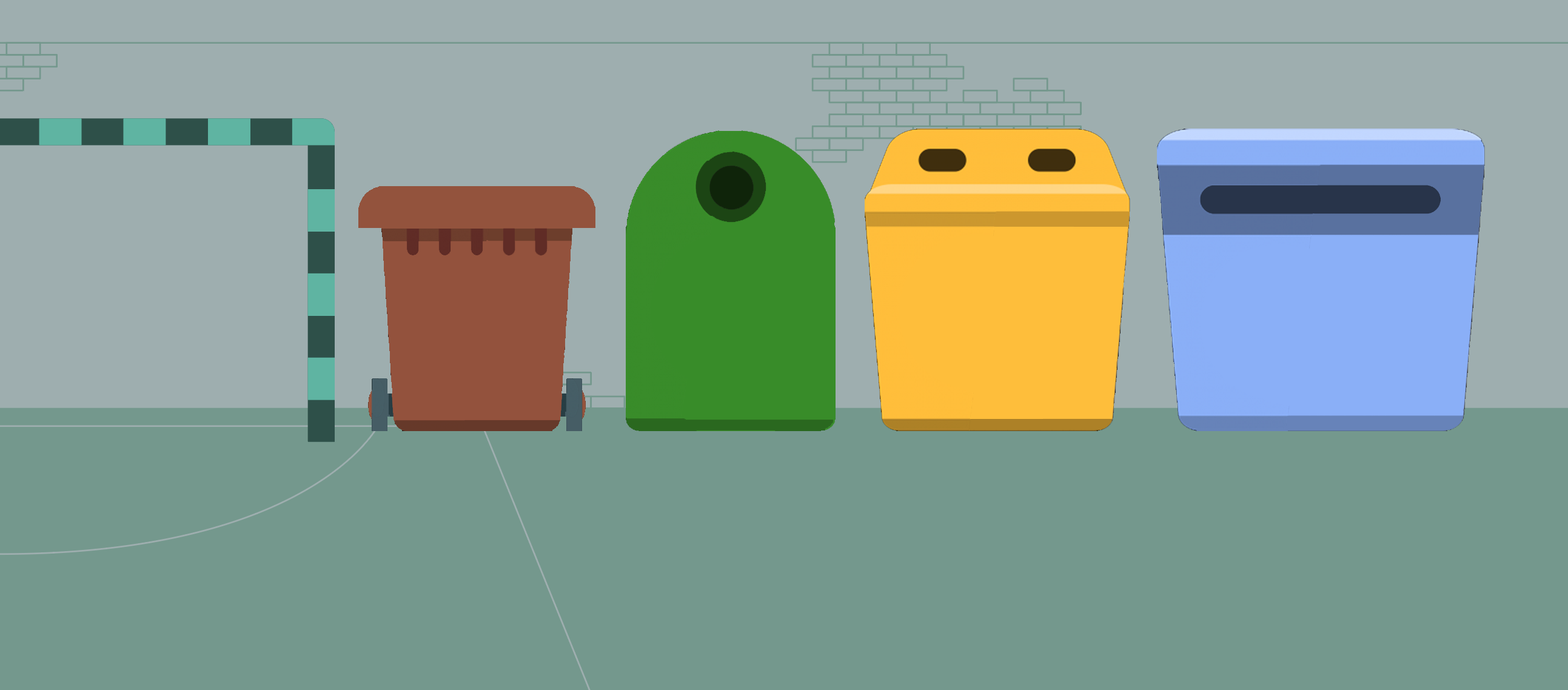
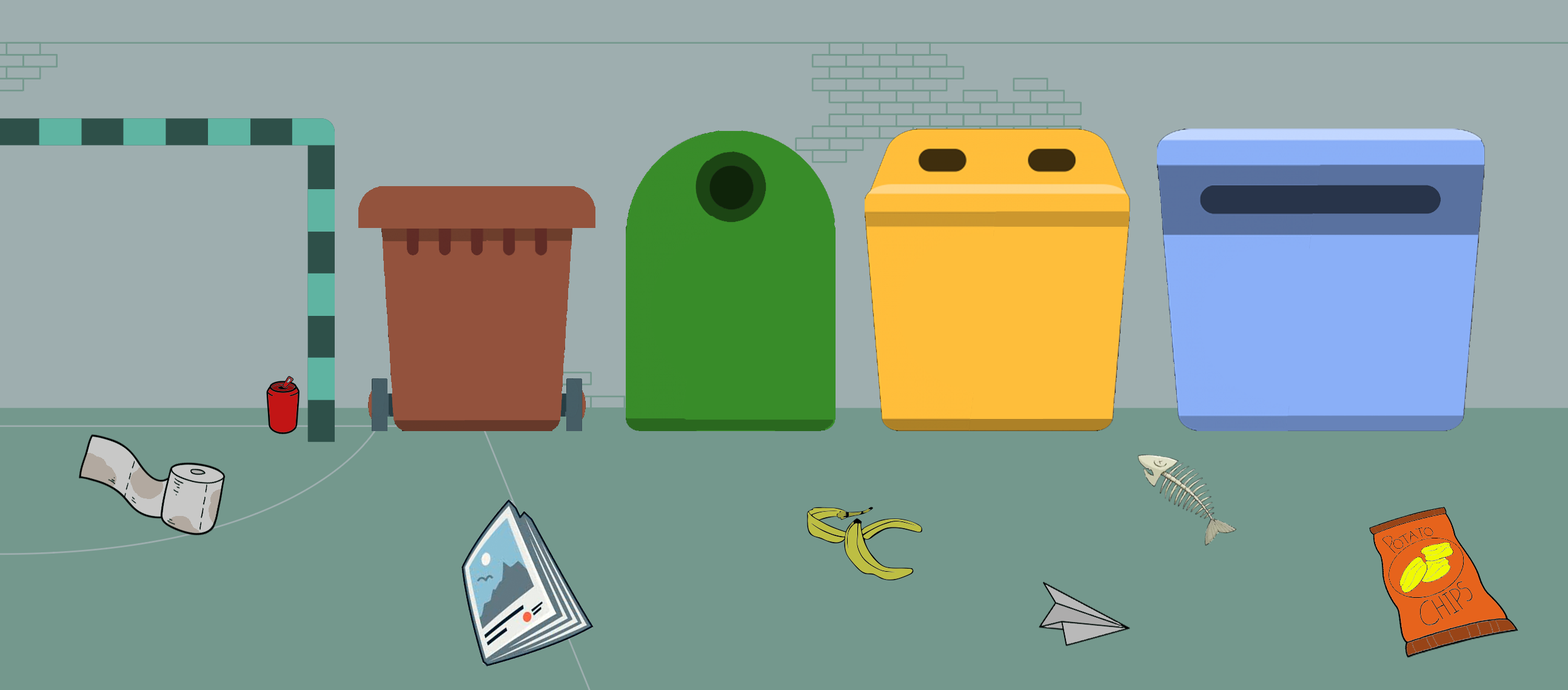
The second 1568×690 image is a revision of the first. Changes to its layers:
added layer "patatas fritas" above "lata refresco" over [1369, 506, 1519, 659]
added layer "lata refresco" above "revista" over [266, 375, 300, 435]
added layer "revista" above "avion" over [460, 498, 594, 667]
added layer "avion" above "Capa 6" over [1038, 581, 1131, 647]
added layer "Capa 6" above "platano" over [1137, 454, 1237, 547]
added layer "platano" above "Capa 5" over [807, 506, 923, 581]
added layer "Capa 5" above "Capa 3" over [78, 434, 226, 537]
